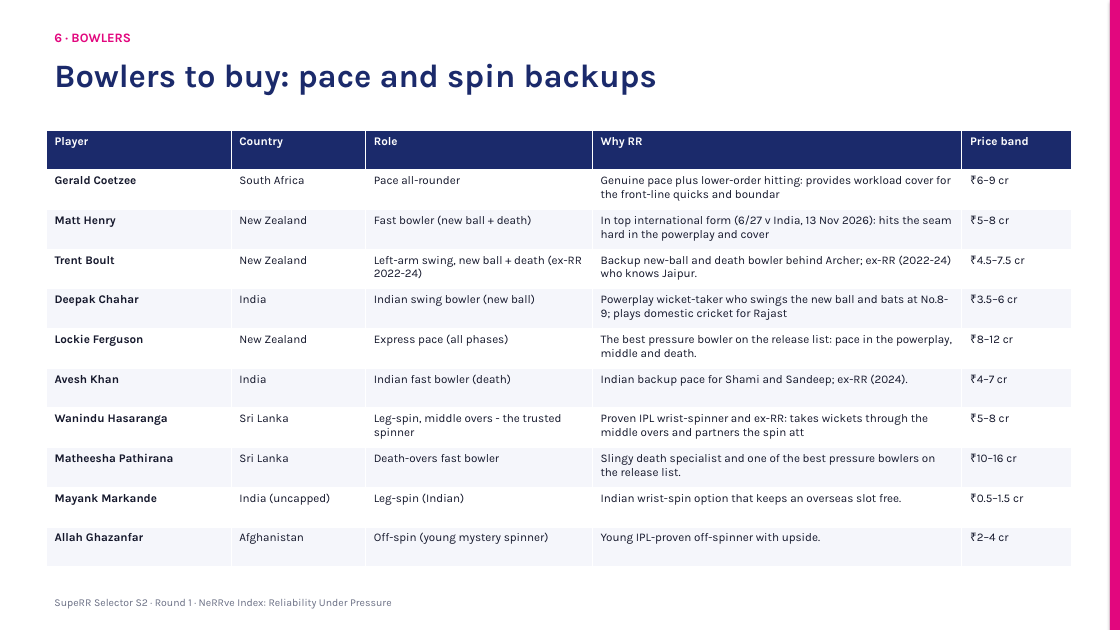
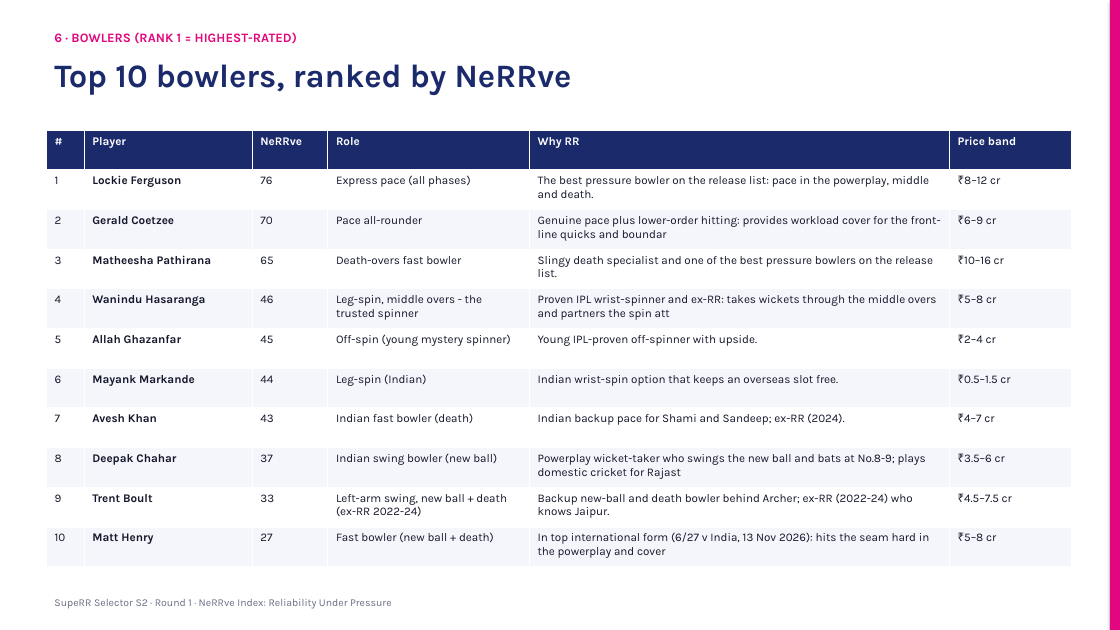
Before and after one commit to KoduruChandrasekhar/RRAuction-, a slide deck: slide 11 of submission/NeRRve_Deck.pptx. Drawn at 1120x630 pixels with LibreOffice and Linux fonts; fonts in the diff are those of the drawing. Boxes give left, top, right and bottom in pixels: in the first picture for what was removed or moved away, otherwise in the second. Text is boxed around its words. In the diff, an @@ line names an element or a change of style, - is before the commit and + after.

```diff
--- a/submission/NeRRve_Deck.pptx
+++ b/submission/NeRRve_Deck.pptx
@@ text at [54,32,297,44]: text changed @@
-6 · BOWLERS
+6 · BOWLERS (RANK 1 = HIGHEST-RATED)
@@ text at [54,64,572,95]: text changed @@
-Bowlers to buy: pace and spin backups
+Top 10 bowlers, ranked by NeRRve
@@ table at [46,130,1071,567] @@
-column 1: Player | Gerald Coetzee | Matt Henry | Trent Boult | Deepak Chahar | Lockie Ferguson | Avesh Khan | Wanindu Hasaranga | Matheesha Pathirana | Mayank Markande | Allah Ghazanfar
-column 2: Country | South Africa | New Zealand | New Zealand | India | New Zealand | India | Sri Lanka | Sri Lanka | India (uncapped) | Afghanistan
-column 3: Role | Pace all-rounder | Fast bowler (new ball + death) | Left-arm swing, new ball + death (ex-RR 2022-24) | Indian swing bowler (new ball) | Express pace (all phases) | Indian fast bowler (death) | Leg-spin, middle overs - the trusted spinner | Death-overs fast bowler | Leg-spin (Indian) | Off-spin (young mystery spinner)
-column 4: Why RR | Genuine pace plus lower-order hitting: provides workload cover for the front-line quicks and boundar | In top international form (6/27 v India, 13 Nov 2026): hits the seam hard in the powerplay and cover | Backup new-ball and death bowler behind Archer; ex-RR (2022-24) who knows Jaipur. | Powerplay wicket-taker who swings the new ball and bats at No.8-9; plays domestic cricket for Rajast | The best pressure bowler on the release list: pace in the powerplay, middle and death. | Indian backup pace for Shami and Sandeep; ex-RR (2024). | Proven IPL wrist-spinner and ex-RR: takes wickets through the middle overs and partners the spin att | Slingy death specialist and one of the best pressure bowlers on the release list. | Indian wrist-spin option that keeps an overseas slot free. | Young IPL-proven off-spinner with upside.
-column 5: Price band | ₹6–9 cr | ₹5–8 cr | ₹4.5–7.5 cr | ₹3.5–6 cr | ₹8–12 cr | ₹4–7 cr | ₹5–8 cr | ₹10–16 cr | ₹0.5–1.5 cr | ₹2–4 cr
+column 1: # | 1 | 2 | 3 | 4 | 5 | 6 | 7 | 8 | 9 | 10
+column 2: Player | Lockie Ferguson | Gerald Coetzee | Matheesha Pathirana | Wanindu Hasaranga | Allah Ghazanfar | Mayank Markande | Avesh Khan | Deepak Chahar | Trent Boult | Matt Henry
+column 3: NeRRve | 76 | 70 | 65 | 46 | 45 | 44 | 43 | 37 | 33 | 27
+column 4: Role | Express pace (all phases) | Pace all-rounder | Death-overs fast bowler | Leg-spin, middle overs - the trusted spinner | Off-spin (young mystery spinner) | Leg-spin (Indian) | Indian fast bowler (death) | Indian swing bowler (new ball) | Left-arm swing, new ball + death (ex-RR 2022-24) | Fast bowler (new ball + death)
+column 5: Why RR | The best pressure bowler on the release list: pace in the powerplay, middle and death. | Genuine pace plus lower-order hitting: provides workload cover for the front-line quicks and boundar | Slingy death specialist and one of the best pressure bowlers on the release list. | Proven IPL wrist-spinner and ex-RR: takes wickets through the middle overs and partners the spin att | Young IPL-proven off-spinner with upside. | Indian wrist-spin option that keeps an overseas slot free. | Indian backup pace for Shami and Sandeep; ex-RR (2024). | Powerplay wicket-taker who swings the new ball and bats at No.8-9; plays domestic cricket for Rajast | Backup new-ball and death bowler behind Archer; ex-RR (2022-24) who knows Jaipur. | In top international form (6/27 v India, 13 Nov 2026): hits the seam hard in the powerplay and cover
+column 6: Price band | ₹8–12 cr | ₹6–9 cr | ₹10–16 cr | ₹5–8 cr | ₹2–4 cr | ₹0.5–1.5 cr | ₹4–7 cr | ₹3.5–6 cr | ₹4.5–7.5 cr | ₹5–8 cr
```
Also in this commit, not shown: 8 other slides changed, 7 other files.
